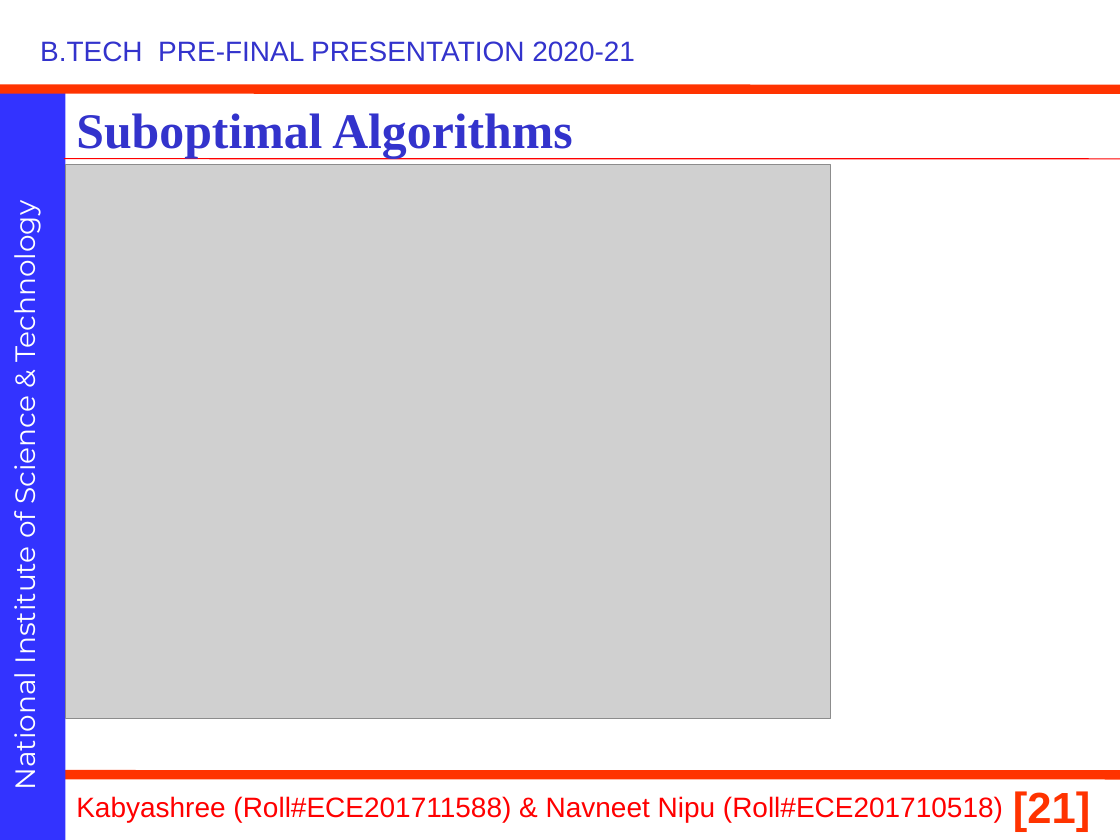
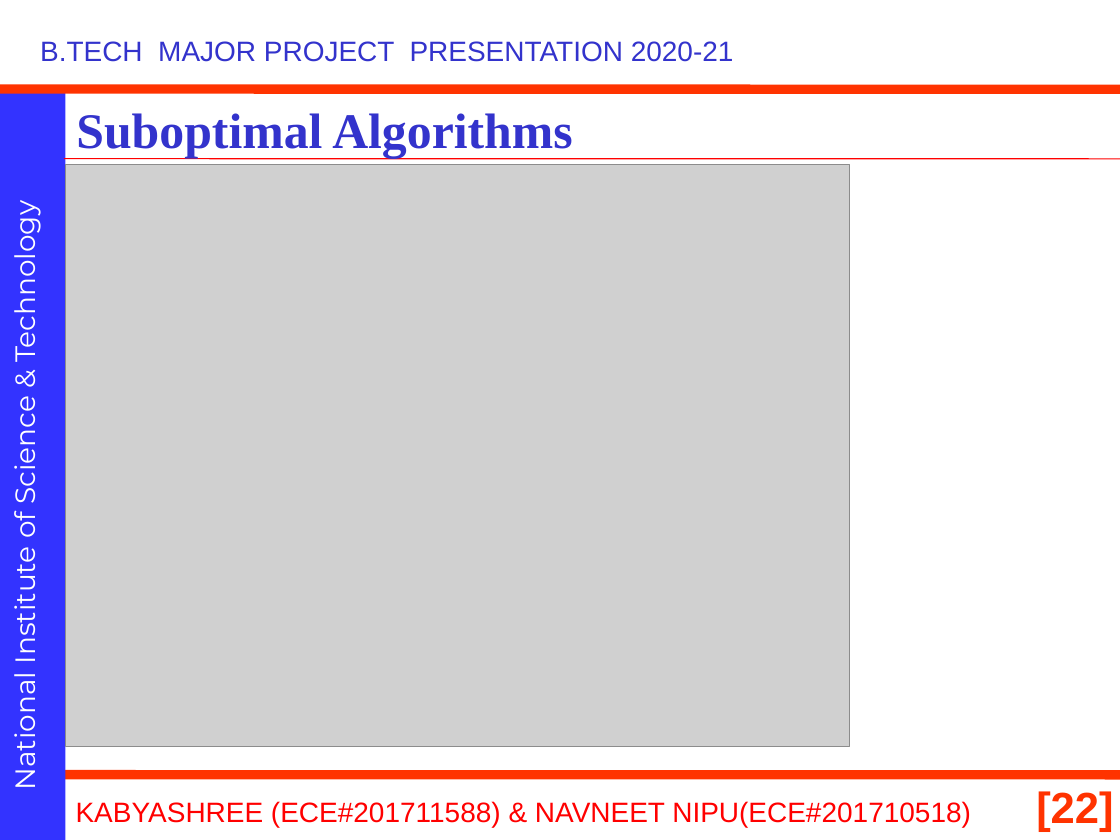
Before and after one commit to navneetnipu/btech_project, a slide deck: slide 22 of 21010.pptx (slide 21 before the commit). Drawn at 1120x840 pixels with LibreOffice and Linux fonts; fonts in the diff are those of the drawing; grey boxes stand for pictures; background and template pictures are left out. Boxes give left, top, right and bottom in pixels: in the first picture for what was removed or moved away, otherwise in the second. Text is boxed around its words. In the diff, an @@ line names an element or a change of style, - is before the commit and + after.

```diff
--- a/21010.pptx
+++ b/21010.pptx
@@ text at bbox=[40, 41, 734, 62]: text changed @@
-B.TECH PRE-FINAL PRESENTATION 2020-21
+B.TECH MAJOR PROJECT PRESENTATION 2020-21
@@ picture: place and size @@
-picture at bbox=[65, 165, 830, 719]
+picture at bbox=[65, 165, 849, 747]
@@ text at bbox=[76, 801, 971, 827]: text changed @@
-Kabyashree (Roll#ECE201711588) & Navneet Nipu (Roll#ECE201710518)
+KABYASHREE (ECE#201711588) & NAVNEET NIPU(ECE#201710518)
@@ page number removed at bbox=[1013, 791, 1090, 832] @@
-[21]
@@ page number added at bbox=[1036, 791, 1113, 832], 28 pt, text #FF3300, bold @@
+[22]
```
Also in this commit, not shown: 26 other slides changed, 6 slides added, 1 slide removed.
